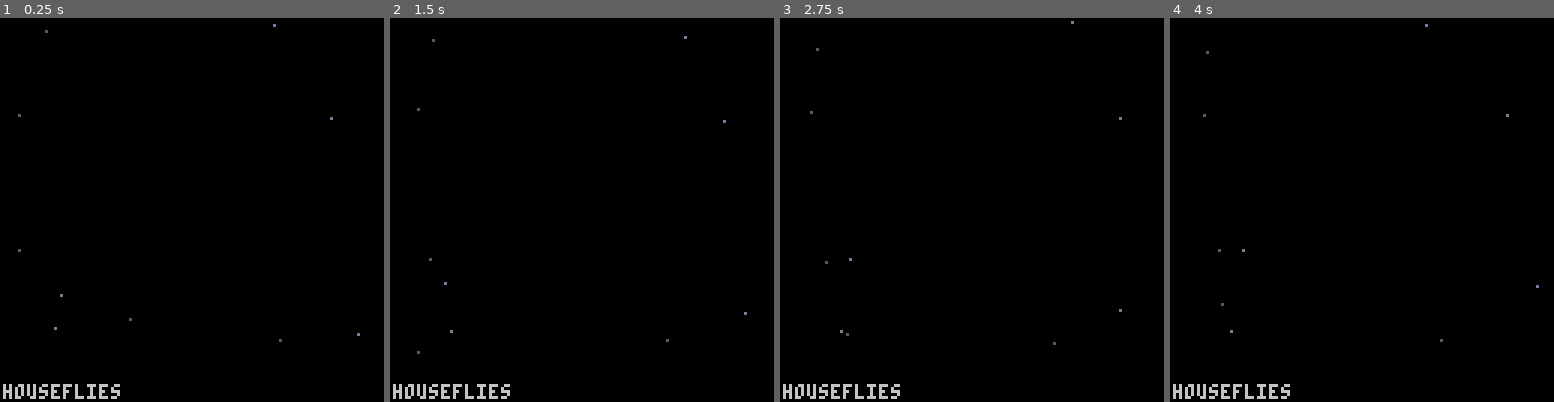
Above: before the commit, frames 1-4 (left to right).
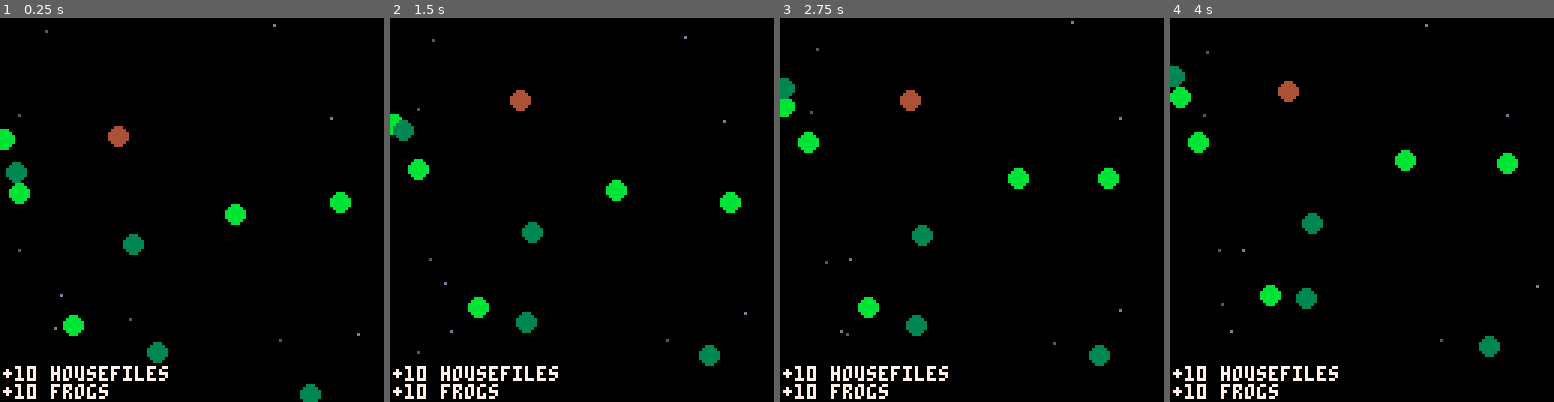
Above: after the commit, the same moments.

Repository: camerongoble/piconoc
Game: PICO-8 cartridge ecosystem.p8
Same seed, same stepped clock (60 frames per second), same inputs: the game is played once before the commit and once after it.
Inputs:
- Up to frame 1 (0.25 s): no input
- Up to frame 2 (1.5 s): tap X (X key) at 0.33, 1.07 s; tap O (Z key) at 0.7 s
- Up to frame 3 (2.75 s): hold Right 1.6-2.1 s; tap O (Z key) at 1.7, 2.1, 2.5 s; tap X (X key) at 1.85 s; hold Up 2.15-2.42 s; hold Right from 2.47 s (still down)
- Up to frame 4 (4 s): tap O (Z key) at 2.9, 3.3, 3.7 s; tap X (X key) at 2.97 s; release Right at 3.03 s; hold Left 3.08-3.58 s; hold Down 3.63-3.97 s

The runs differ from the first frame. In frame 1, 3.6% of the frame differs, in the area x 0-92%, y 28-100%; in frame 2, 3.6%; in frame 3, 3.6%; in frame 4, 3.6%, in the area x 0-91%, y 12-100%.

Commit message:
Added frogs + froggy behaviors added captions to describe spawned creatures tweaking boundary behaviors fixed potential divide by zero error in vector _setmag()

Diff:
--- /dev/null
+++ b/animals/frog.lua
@@ -0,0 +1,62 @@
+-- animal: frog
+-- features:
+-- frogs are a little larger than flies.
+-- frogs make occasional ribbity soundss.
+-- frogs occasionally hop in a forward-ish direction.
+-- frogs mostly sit still.
+-- frogs will go out of their way for a fly.
+-- frogs tend to go slowly, if at all
+-- frogs bounce against the boundaries.
+
+function spawn_frog(n)
+ for i = 1,n do
+  local x,y = flr(rnd(sw)), flr(rnd(sh))
+  -- default fly
+  -- adjust these parameters to make custom frogs
+  local f = {
+   visible = true,
+   color = rnd({3,4,11}), --mostly green, a little brown
+   size = 3,
+   pos = create_vector(x, y),
+   vel = create_vector(0, 0),
+   acc = create_vector(0, 0),
+   maxspeed = rnd(10), --always in pixels per frame
+   -- frogs bounce against the boundaries.
+   -- (see resolve_position())
+   boundary_behavior = "bounce",
+   -- main loop functions
+   draw = _draw_frog,
+   update = _update_frog
+  }
+  add(world, f)
+ end
+   add_caption("+"..n .. " frogs")
+end
+
+function _draw_frog(self)
+-- frogs are a little larger than flies.
+ circfill(self.pos.x, self.pos.y, self.size, self.color)
+end
+
+function _update_frog(self)
+  -- frogs mostly sit still.
+  local hop = self.vel:magnitude()
+  if hop > 0 then
+    local hop_stop = self.vel:copy_vector()
+    hop_stop:scale_vector(-hop/5)
+    add_force(self, hop_stop)
+  end
+  if hop < self.maxspeed /3 then
+    self.vel:set_magnitude(0)
+  end
+  if rnd(30)<=1 then
+    -- frogs occasionally hop in a forward-ish direction.
+    -- right now, frogs just hop toward to the uppish.
+    -- later we can add frog headings for local directionality
+    local dv=dir_vecs[rnd({"u", "u", "u", "ul", "ur"})]
+    local fd=dv:copy_vector()
+    local s = rnd(self.maxspeed)   -- frogs tend to go slowly, if at all
+    fd:scale_vector(s)
+    add_force(self, fd)
+  end
+end
--- a/animals/housefly.lua
+++ b/animals/housefly.lua
@@ -1,3 +1,10 @@
+-- animal: housefly
+-- features:
+-- flies are tiny.
+-- flies make annoying little sounds.
+-- flies randomly hover around in all directions.
+-- flies sometimes move fast, other times they linger.
+-- flies bonk against the window infuriatingly.
 
 function spawn_fly(n)
  for i = 1,n do
@@ -22,6 +29,7 @@
   }
   add(world, f)
  end
+ add_caption("+"..n .. " housefiles")
 end
 
 function _draw_fly(self)
--- a/ecosystem.p8
+++ b/ecosystem.p8
@@ -46,11 +46,11 @@
    dr=create_vector(1,1)
  }
  dir={"u", "d", "l", "r", "stationary", "ul", "dl", "ur", "dr"}
+ captions = {txt_lines={}, color = 7}
  init_world()
 end
 
 function _update()
- captions = {txt_lines = {"houseflies"}, color=6}
  update_world()
 end
 
@@ -72,6 +71,7 @@
  add(world, center)
  -- populate world with critters
  spawn_fly(10)
+ spawn_frog(10)
 end
 
 
@@ -138,8 +136,9 @@
   if (e.pos.y >= sh-1) e.pos.y = 1
   if (e.pos.y <= 1) e.pos.y = sh-1
  elseif b=="bounce" then -- reflect back along the relevant axis
-  if (e.pos.x >= sw-1 or e.pos.x <= 1) e.vel.x *= -1
-  if (e.pos.y >= sh-1 or e.pos.y <= 1) e.vel.y *= -1
+  if (e.pos.x >= sw-1 or e.pos.x <= 1) e.vel.x *= -1 e.pos.x = mid(1,e.pos.x,sw-1)
+  if (e.pos.y >= sh-1 or e.pos.y <= 1) e.vel.y *= -1 e.pos.y = mid(1,e.pos.y,sh-1)
+  if (e.boundary_sfx) sfx(e.boundary_sfx)
  elseif b=="bonk" then -- no passage, just stop right there
   if (e.pos.x >= sw-1) or (e.pos.x <= 1) or (e.pos.y >= sh-1) or (e.pos.y <= 1) then
    if (e.boundary_sfx) sfx(e.boundary_sfx)
@@ -167,17 +166,11 @@
 -->8
 -- animals
 
--- animal: housefly
--- features:
--- flies are tiny.
--- flies make annoying little sounds.
--- flies randomly hover around in all directions.
--- flies sometimes move fast, other times they linger.
--- flies bonk against the window infuriatingly.
+-- spawn_fly(n) to add n flies to the world
+#include animals/housefly.lua
 
--- spawn_fly(n) to add n flies to the world
-
-#include animals/housefly.lua
+--spawn_frog(n) to add n frogs to the world
+#include animals/frog.lua
 
 __gfx__
 00000000000000000000000000000000000000000000000000000000000000000000000000000000000000000000000000000000000000000000000000000000
--- a/libs/1-vectors.lua
+++ b/libs/1-vectors.lua
@@ -95,9 +95,12 @@
 end
 
 function _setmag(self,s)
-  -- modieifes/sets a vector magnitude to scale
-  self:normalize()
-  self:scale_vector(s)
+  -- modifies/sets an existing non-zero vector magnitude to scale
+  if self:magnitude() != 0 then
+    self:normalize()
+    self:scale_vector(s)
+  end
+
 end
 
 function _limitvec(self,s)
